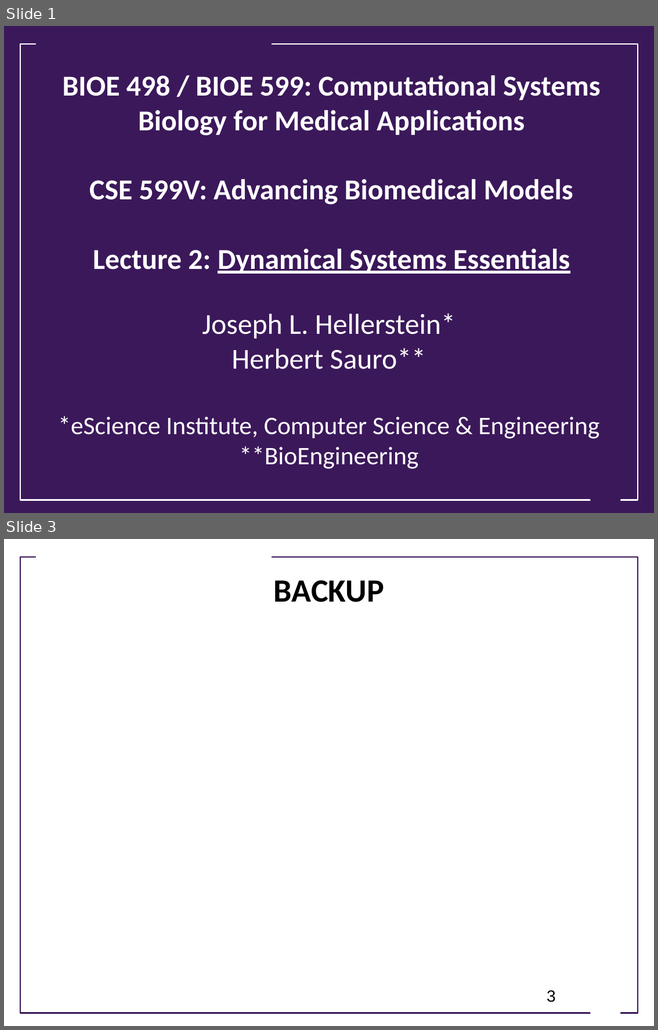
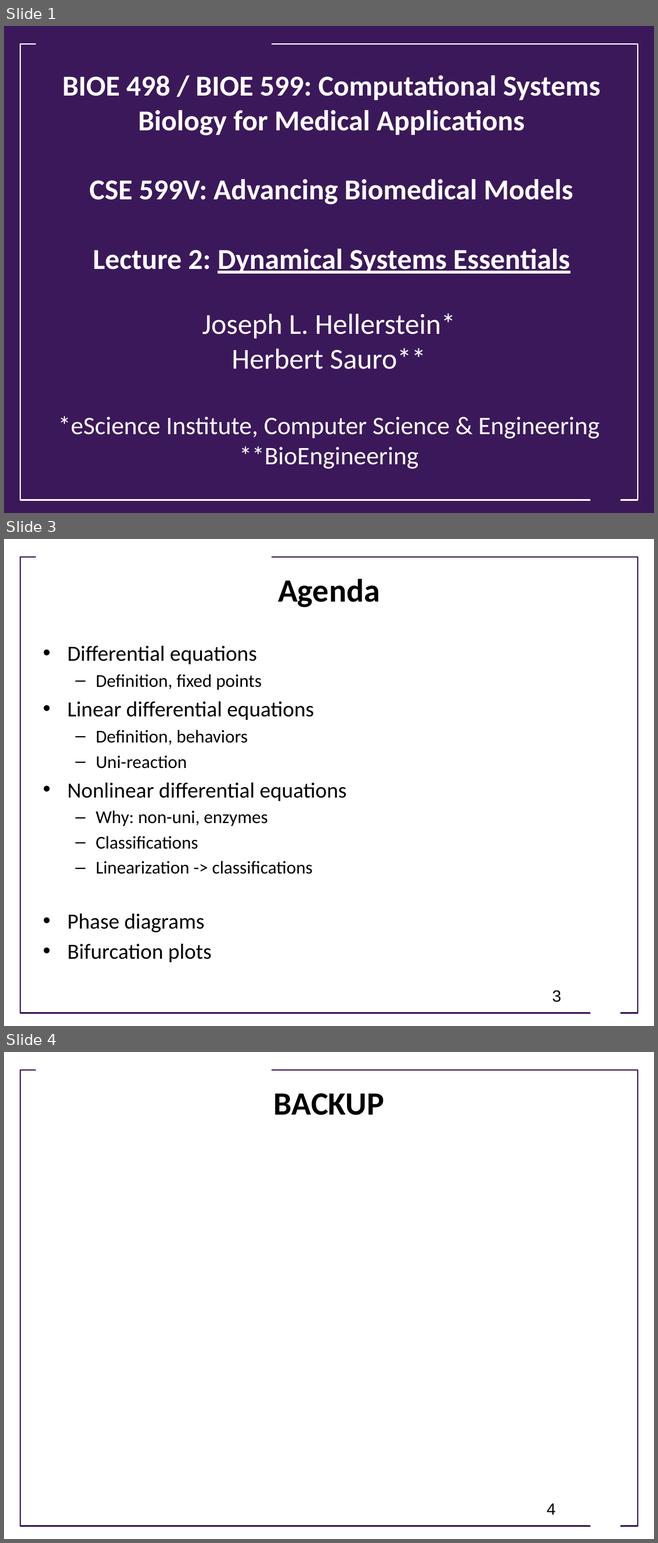
Before and after one commit to ModelEngineering/advancing-biomedical-models, a slide deck: lecture_2/2-dynamical_systems.pptx. Shown one above the other, each under a label of ours: slides 1 and 3 before the commit, slides 1, 3 and 4 after it; the slides between them are not shown. The pictures are 658x1030 and 658x1543 pixels, drawn with LibreOffice and Linux fonts; fonts in the diff are those of the drawing; background and template pictures are left out. Boxes give left, top, right and bottom in pixels: in the first picture for what was removed or moved away, otherwise in the second. Text is boxed around its words. In the diff, an @@ line names an element or a change of style, - is before the commit and + after.

Commit message:
Updated lecture 2

```diff
--- a/lecture_2/2-dynamical_systems.pptx
+++ b/lecture_2/2-dynamical_systems.pptx
@@ slide 3 added at (4,539,654,1026), background #FFFFFF; not listed: 3 template elements that a slide beside it also shows @@
@@ title added at (278,578,380,607), 36 pt, text #000000, bold @@
+Agenda
@@ text added at (67,646,347,962), 20 pt, text #000000 @@
+• Differential equations
+  – Definition, fixed points
+• Linear differential equations
+  – Definition, behaviors
+  – Uni-reaction
+• Nonlinear differential equations
+  – Why: non-uni, enzymes
+  – Classifications
+  – Linearization -> classifications
+• Phase diagrams
+• Bifurcation plots
@@ page number added at (552,990,561,1002), 18 pt, text #000000 @@
+3
@@ what was slide 3 is now slide 4 @@
@@ page number at (546,1503,556,1515): text changed @@
-3
+4
```
Also in this commit, not shown: 1 other slide added, 1 slide removed.
